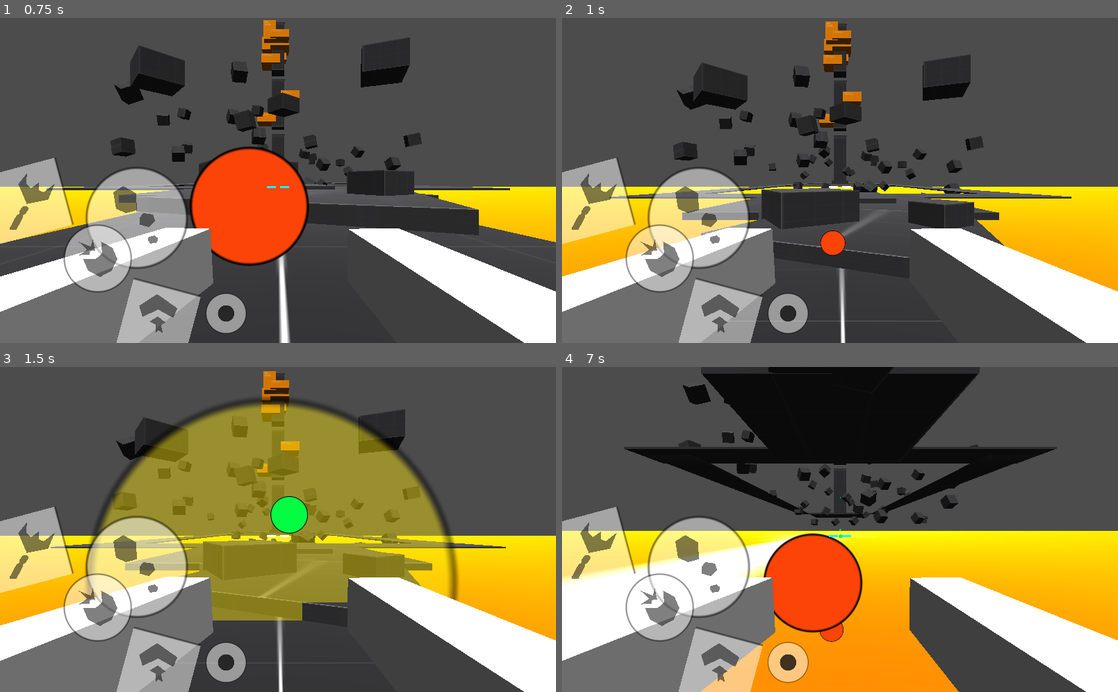
Above: before the commit, frames 1-4 (two rows, left to right).
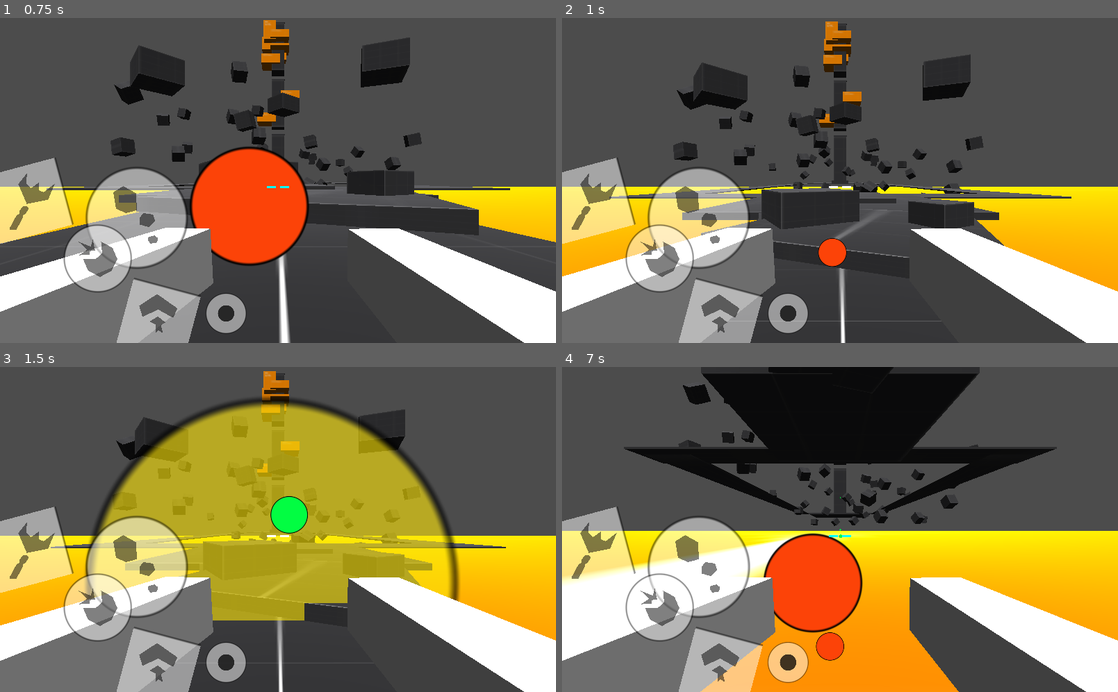
Above: after the commit, the same moments.

Repository: don-tnowe/godot-grappling-hook-fps
Game: Godot game, scene res://src/Screens/Main.tscn
Two runs of this game, one before a commit and one after it. Both use one fixed random seed, a clock stepped at 60 frames per second and the inputs below.
Inputs (mouse positions are in pixels of both pictures, inside the frame that each line leads up to):
- Up to frame 1 (0.75 s): tap Enter at 0.5 s; move the mouse to (305, 180) at 0.52 s; hold W (move_fwd) from 0.53 s (still down); right-click (305, 180) at 0.6 s
- Up to frame 2 (1 s): keep holding W (move_fwd); tap Space (jump) at 0.77 s; click (867, 180) at 0.8 s
- Up to frame 3 (1.5 s): keep holding W (move_fwd); move the mouse to (250, 529) at 1.27 s; click (250, 529) at 1.35 s
- Up to frame 4 (7 s): tap Space (jump) at 1.52, 3.02, 3.77, 4.52, 6.02, 6.77 s; tap Shift (fire_special) at 1.55, 2.1, 3.8, 4.35, 6.05 s; move the mouse to (851, 523) at 2.02 s; right-click (851, 523) at 2.3 s; move the mouse to (834, 536) at 2.77 s; right-click (834, 536) at 2.85 s; click (834, 536) at 3.05 s; move the mouse to (878, 532) at 3.52 s; click (878, 532) at 3.6 s; move the mouse to (795, 526) at 4.27 s; right-click (795, 526) at 4.55 s; move the mouse to (845, 529) at 5.02 s; tap Alt at 5.1 s; click (845, 529) at 5.3 s; move the mouse to (817, 523) at 5.77 s; release W (move_fwd) at 5.78 s; hold D (strafe_right) 5.78-6.53 s; right-click (817, 523) at 5.85 s; move the mouse to (867, 529) at 6.52 s; hold W (move_fwd) from 6.53 s (still down); click (867, 529) at 6.6 s; right-click (867, 529) at 6.8 s

Frame 1 is identical in both runs. In frame 2, 0.3% of the frame differs, in the area x 46-52%, y 65-77%; in frame 3, 24%, in the area x 16-83%, y 9-78%; in frame 4, 0.4%.

Commit message:
Improve gun code

Diff:
--- a/src/Hero/WeaponBase.gd
+++ b/src/Hero/WeaponBase.gd
@@ -26,7 +26,7 @@
 	$"Crosshair".visible = v
 
 
-func fire():
+func fire(refire = false):
 	firing = true
 	if can_refire():
 		last_fired = Time.get_ticks_msec()
--- a/src/Hero/Weapons/Bouncegun.gd
+++ b/src/Hero/Weapons/Bouncegun.gd
@@ -5,16 +5,17 @@
 export var recoil_impulse := 1.0
 
 
-func fire():
+func fire(refire = false):
+	firing = true
 	if !can_refire(): return
-	.fire()
+
+	last_fired = Time.get_ticks_msec()
 	hero_node.velocity += global_transform.basis.xform(Vector3(0, 0, recoil_impulse))
-	_spawn_projectile()
+	_spawn_projectile(Vector3.FORWARD)
 
 
-func _spawn_projectile():
+func _spawn_projectile(dir):
 	$"RayCast".force_raycast_update()
-	var dir = Vector3.FORWARD
 	if $"RayCast".is_colliding():
 		var point = $"RayCast".get_collision_point()
 		dir = $"%FiringOrigin".global_translation.direction_to(point)
@@ -30,4 +31,4 @@
 
 func _physics_process(_delta):
 	if firing && can_refire():
-		fire()
+		fire(true)
--- a/src/Hero/Weapons/BouncegunBullet.gd
+++ b/src/Hero/Weapons/BouncegunBullet.gd
@@ -2,7 +2,7 @@
 
 
 export var speed := 24.0
-export var hit_knockback := 16.0
+export var hit_knockback := 12.0
 export var bounce_gravity := 18.0
 export var bounce_count := 3
 
--- a/src/Hero/Weapons/GrapplinHook.gd
+++ b/src/Hero/Weapons/GrapplinHook.gd
@@ -28,7 +28,7 @@
 	$"Crosshair".visible = v
 
 
-func fire():
+func fire(refire = false):
 	firing = true
 	if !attached:
 		try_attach()
--- a/src/Hero/Weapons/RocketLauncher.gd
+++ b/src/Hero/Weapons/RocketLauncher.gd
@@ -5,13 +5,15 @@
 export var instant_trigger_distance := 5.0
 
 
-func fire():
+func fire(refire = false):
+	firing = true
 	if !can_refire(): return
-	.fire()
-	_spawn_projectile()
+
+	last_fired = Time.get_ticks_msec()
+	_spawn_projectile(Vector3.FORWARD)
 
 
-func _spawn_projectile():
+func _spawn_projectile(dir):
 	var rocket = rocket_scene.instance()
 	$"Global".add_child(rocket)
 
@@ -26,7 +28,7 @@
 			return
 
 	else:
-		rocket.launch(global_transform.basis.xform(Vector3.FORWARD))
+		rocket.launch(global_transform.basis.xform(dir))
 
 	rocket.velocity += hero_node.velocity * 0.66
 	rocket.translation = $"%FiringOrigin".global_translation
@@ -34,4 +36,4 @@
 
 func _physics_process(_delta):
 	if firing && can_refire():
-		fire()
+		fire(true)
